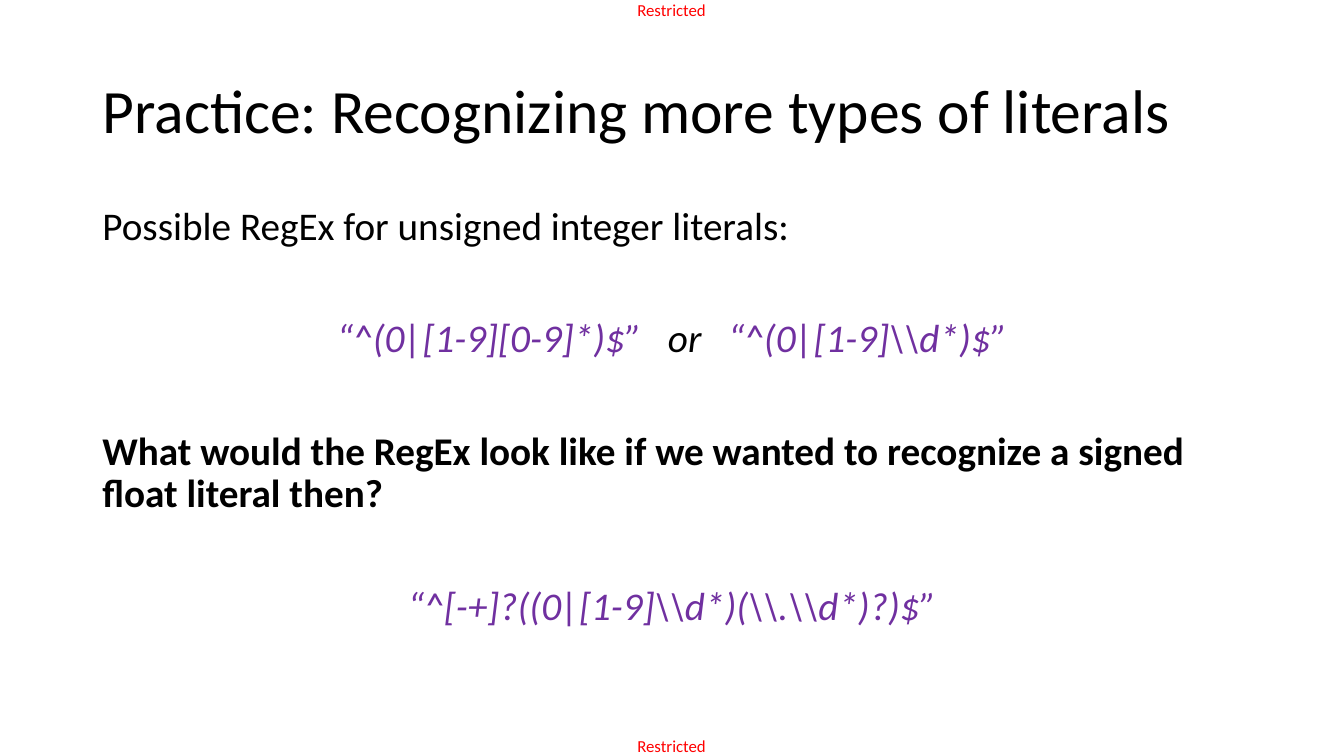
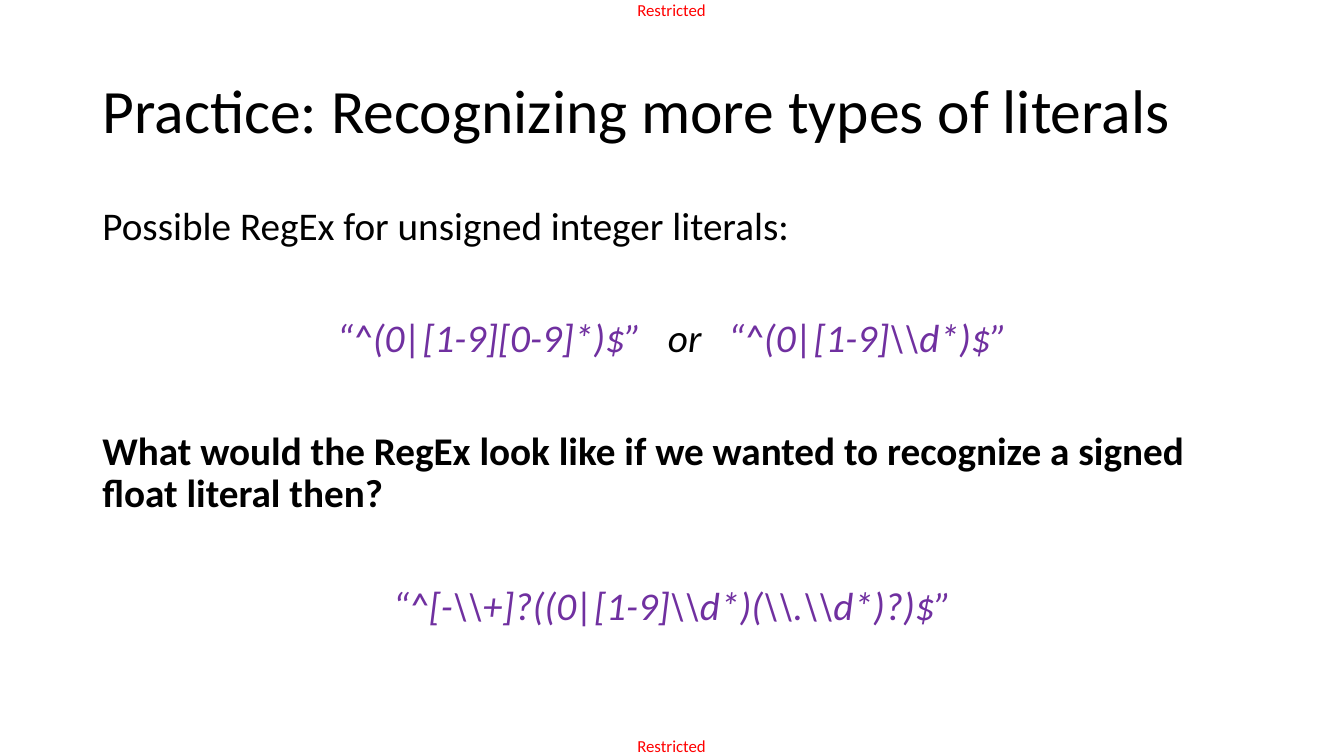
Before and after one commit to matthieudemari/SUTD_PLC_50_051, a slide deck: slide 58 of W6/W6S3 - Token1/W6S3.pptx. Drawn at 1344x756 pixels with LibreOffice and Linux fonts; fonts in the diff are those of the drawing. Boxes give left, top, right and bottom in pixels: in the first picture for what was removed or moved away, otherwise in the second. Text is boxed around its words. In the diff, an @@ line names an element or a change of style, - is before the commit and + after.

```diff
--- a/W6/W6S3 - Token1/W6S3.pptx
+++ b/W6/W6S3 - Token1/W6S3.pptx
@@ text at <box>393,591,951,627</box>: text changed @@
-“^[-+]?((0|[1-9]\\d*)(\\.\\d*)?)$”
+“^[-\\+]?((0|[1-9]\\d*)(\\.\\d*)?)$”
```
Also in this commit, not shown: 3 other slides changed.
